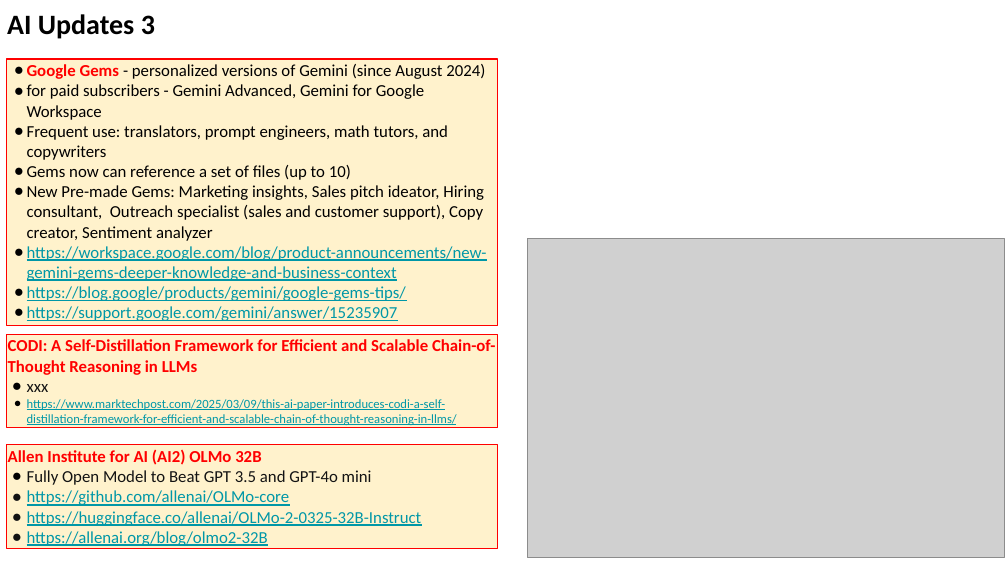
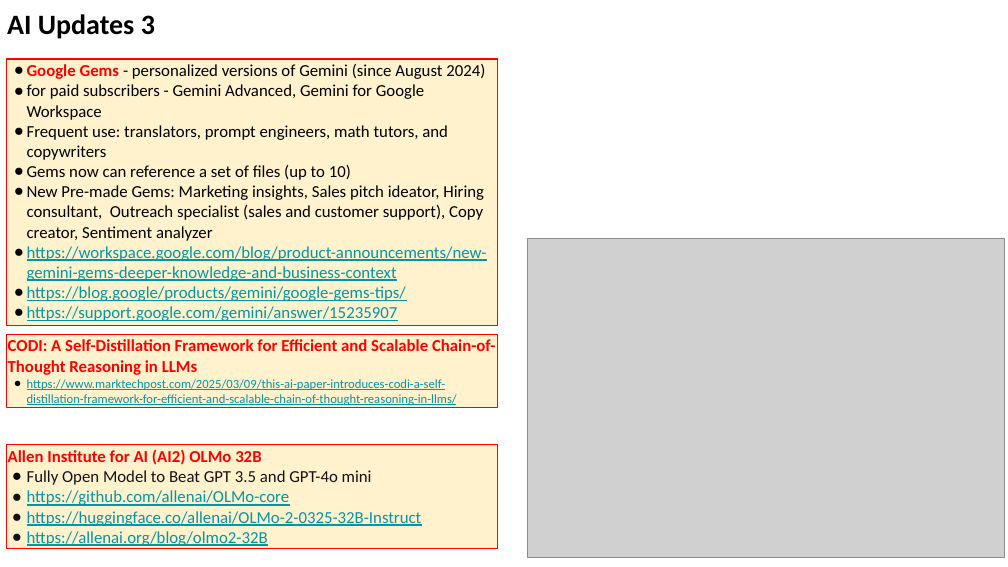
Before and after one commit to lselector/seminar, a slide deck: slide 12 of 2025/2025-03-21-AI-Updates.pptx. Drawn at 1008x567 pixels with LibreOffice and Linux fonts; fonts in the diff are those of the drawing; grey boxes stand for pictures. Boxes give left, top, right and bottom in pixels: in the first picture for what was removed or moved away, otherwise in the second. Text is boxed around its words. In the diff, an @@ line names an element or a change of style, - is before the commit and + after.

```diff
--- a/2025/2025-03-21-AI-Updates.pptx
+++ b/2025/2025-03-21-AI-Updates.pptx
@@ rectangle "CODI: A Self-Distillation Framework for ...": place and size @@
-rectangle "CODI: A Self-Distillation Framework for ..." at [7,335,498,428]
+rectangle "CODI: A Self-Distillation Framework for ..." at [7,335,498,408]
@@ text in rectangle at [27,384,49,392]: paragraph removed @@
-● xxx
```
Also in this commit, not shown: 4 other slides changed, 1 slide removed.
